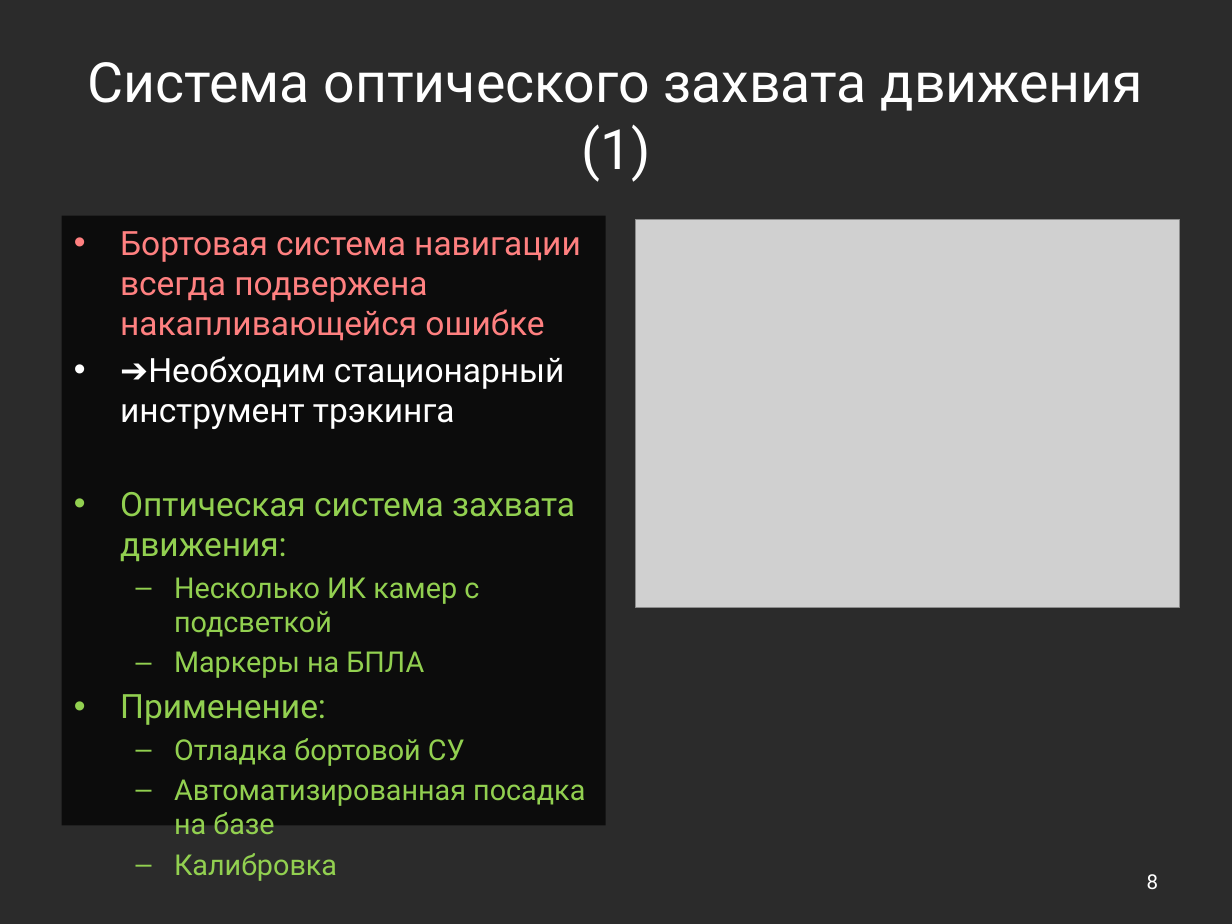
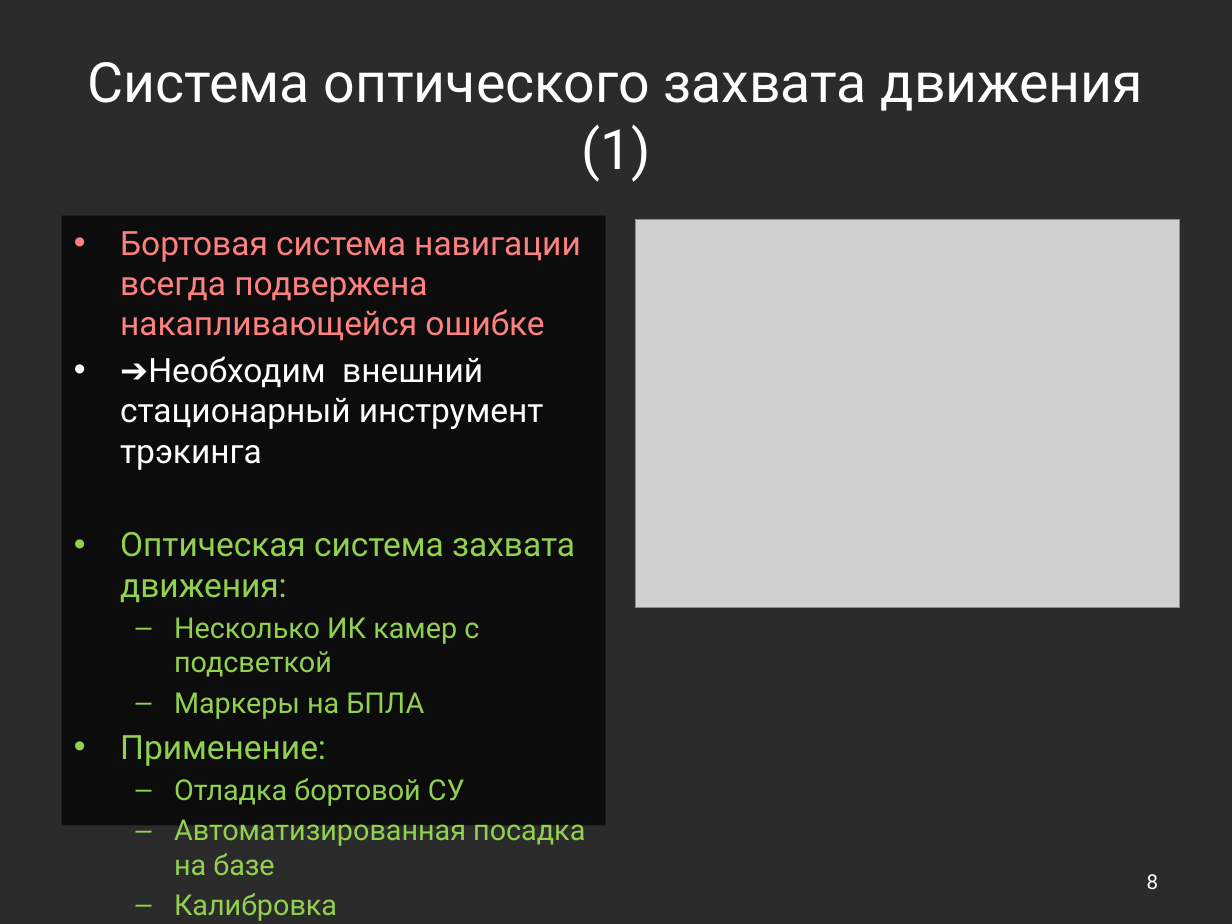
Before and after one commit to yaceq/quadro-xds, a slide deck: slide 8 of Docs/Medias2012.pptx. Drawn at 1232x924 pixels with LibreOffice and Linux fonts; fonts in the diff are those of the drawing; grey boxes stand for pictures; background and template pictures are left out; a plain dark background stands for a picture behind light text. Boxes give left, top, right and bottom in pixels: in the first picture for what was removed or moved away, otherwise in the second. Text is boxed around its words. In the diff, an @@ line names an element or a change of style, - is before the commit and + after.

```diff
--- a/Docs/Medias2012.pptx
+++ b/Docs/Medias2012.pptx
@@ text at (x1=120, y1=356, x2=544, y2=470): text changed @@
-• ➔Необходим стационарный инструмент трэкинга
+• ➔Необходим внешний стационарный инструмент трэкинга
```
Also in this commit, not shown: 4 other slides changed, 2 other files.
